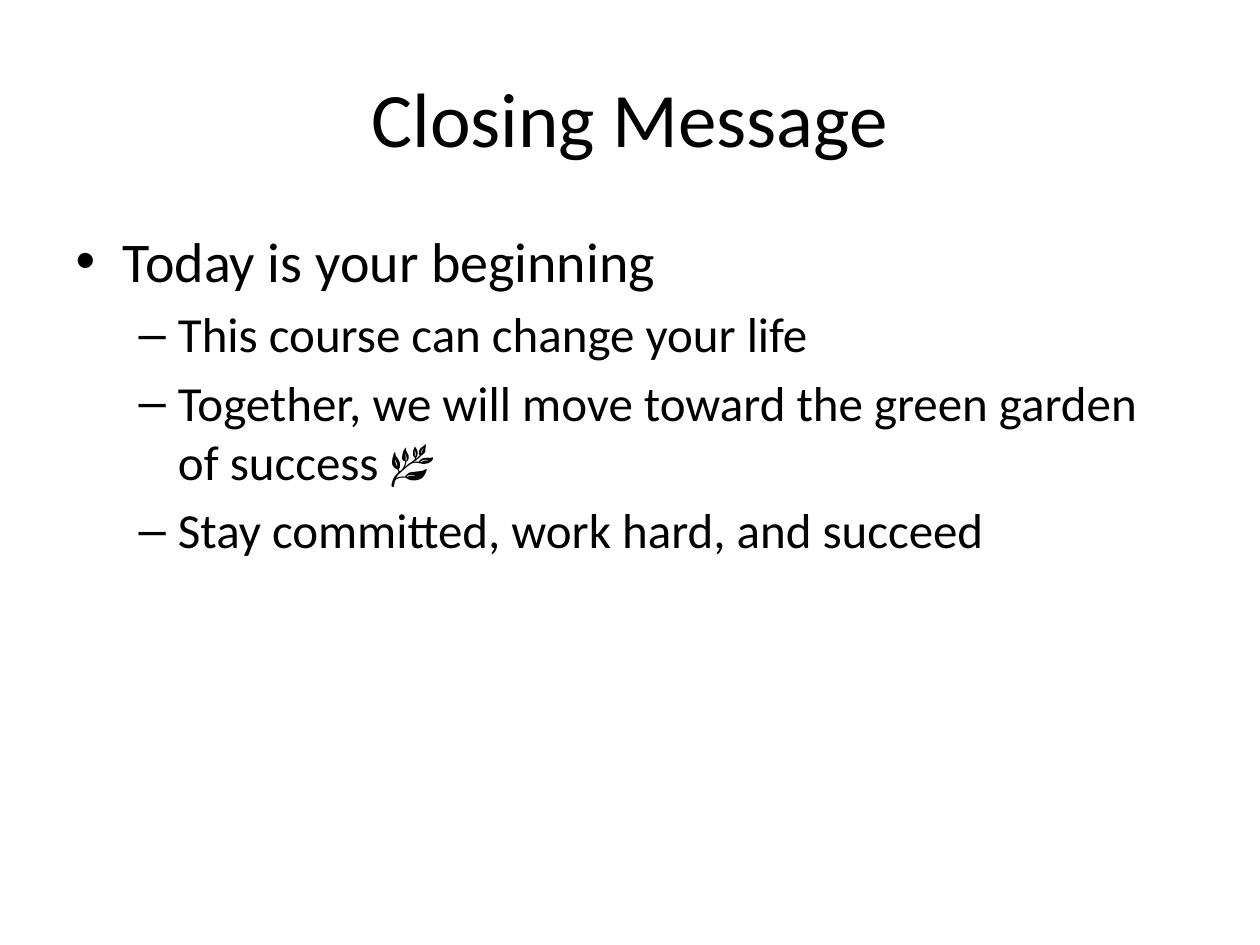
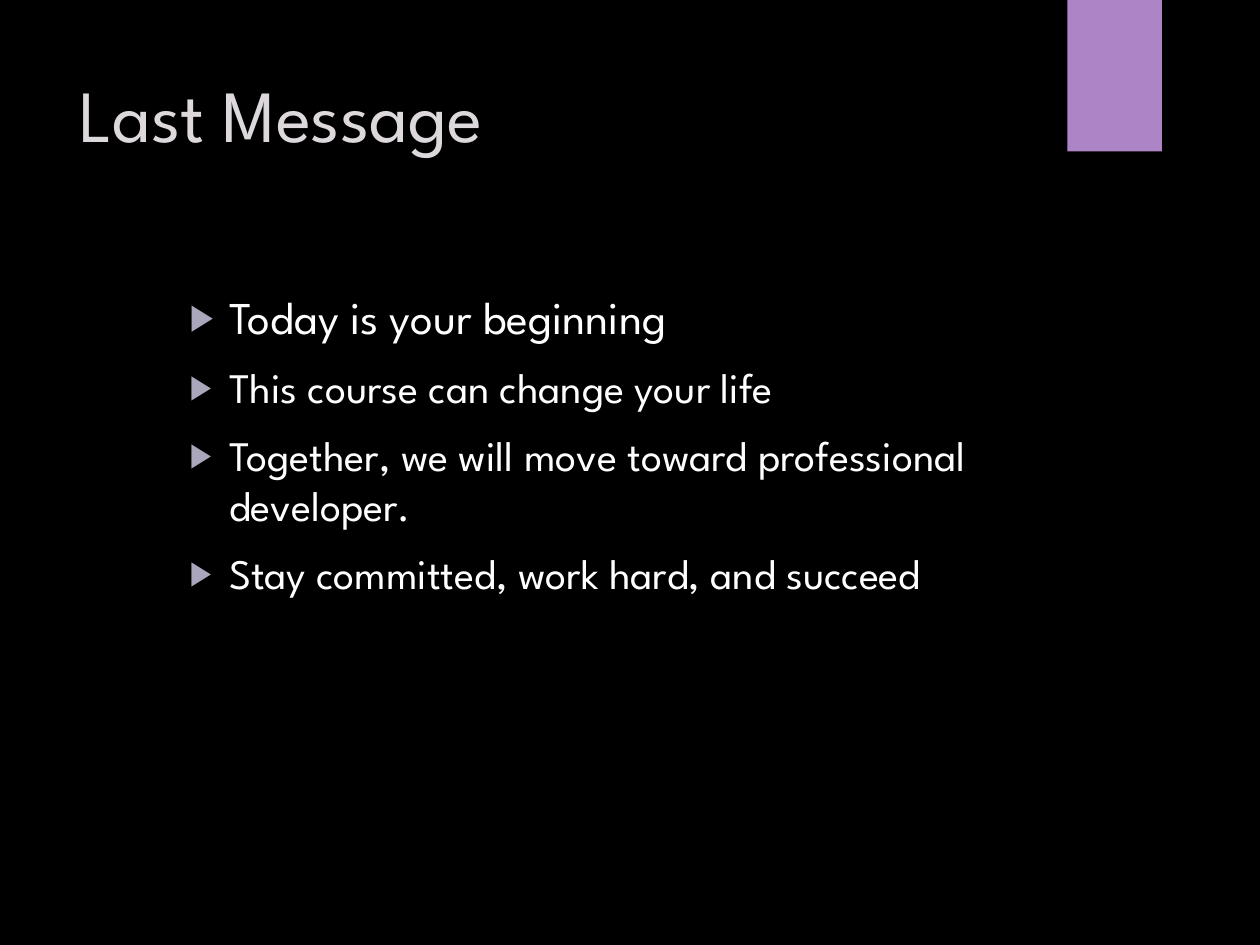
Before and after one commit to CodingBySahil/CorvitSystemPeshawarWeb, a slide deck: slide 14 of Web Designing Course/demo/Web_Designing_Demo_Class_Presentation.pptx (slide 10 before the commit). Drawn at 1260x945 pixels with LibreOffice and Linux fonts; fonts in the diff are those of the drawing; background and template pictures are left out. Boxes give left, top, right and bottom in pixels: in the first picture for what was removed or moved away, otherwise in the second. Text is boxed around its words. In the diff, an @@ line names an element or a change of style, - is before the commit and + after.

Commit message:
course demo updated

```diff
--- a/Web Designing Course/demo/Web_Designing_Demo_Class_Presentation.pptx
+++ b/Web Designing Course/demo/Web_Designing_Demo_Class_Presentation.pptx
@@ background #FFFFFF to picture (left out) @@
@@ rectangle added at (1067, 0, 1162, 151), fill #AD84C6 @@
@@ title "Last Message" at (79, 93, 483, 158): vertical alignment middle to top @@
@@ title at (79, 93, 483, 158): text changed; size 44 to 42 pt; font Calibri to League Spartan; text colour #000000 to #DCD8DC @@
-Closing Message
+Last Message
@@ text "Today is your beginning": place and size @@
-text "Today is your beginning" at (123, 243, 1137, 556)
+text "Today is your beginning" at (229, 302, 965, 598)
@@ text at (229, 302, 920, 598): size 32 to 26 pt in "Today is your beginning"; font Calibri to League Spartan, text colour #000000 to #FFFFFF in "Today is your beginning", "This course can change your life", "Stay committed, work hard, and succeed"; size 28 to 24 pt in "This course can change your life", "Stay committed, work hard, and succeed"; bullet • to ▶; list level 1 to 2 in "Today is your beginning"; bullet – to ▶; more space between paragraphs @@
@@ text at (229, 441, 965, 530): text changed; size 28 to 24 pt; font Calibri to League Spartan; text colour #000000 to #FFFFFF @@
-  – Together, we will move toward the green garden of success 🌿
+  ▶ Together, we will move toward professional developer.
```
Also in this commit, not shown: 9 other slides changed, 5 slides added.
